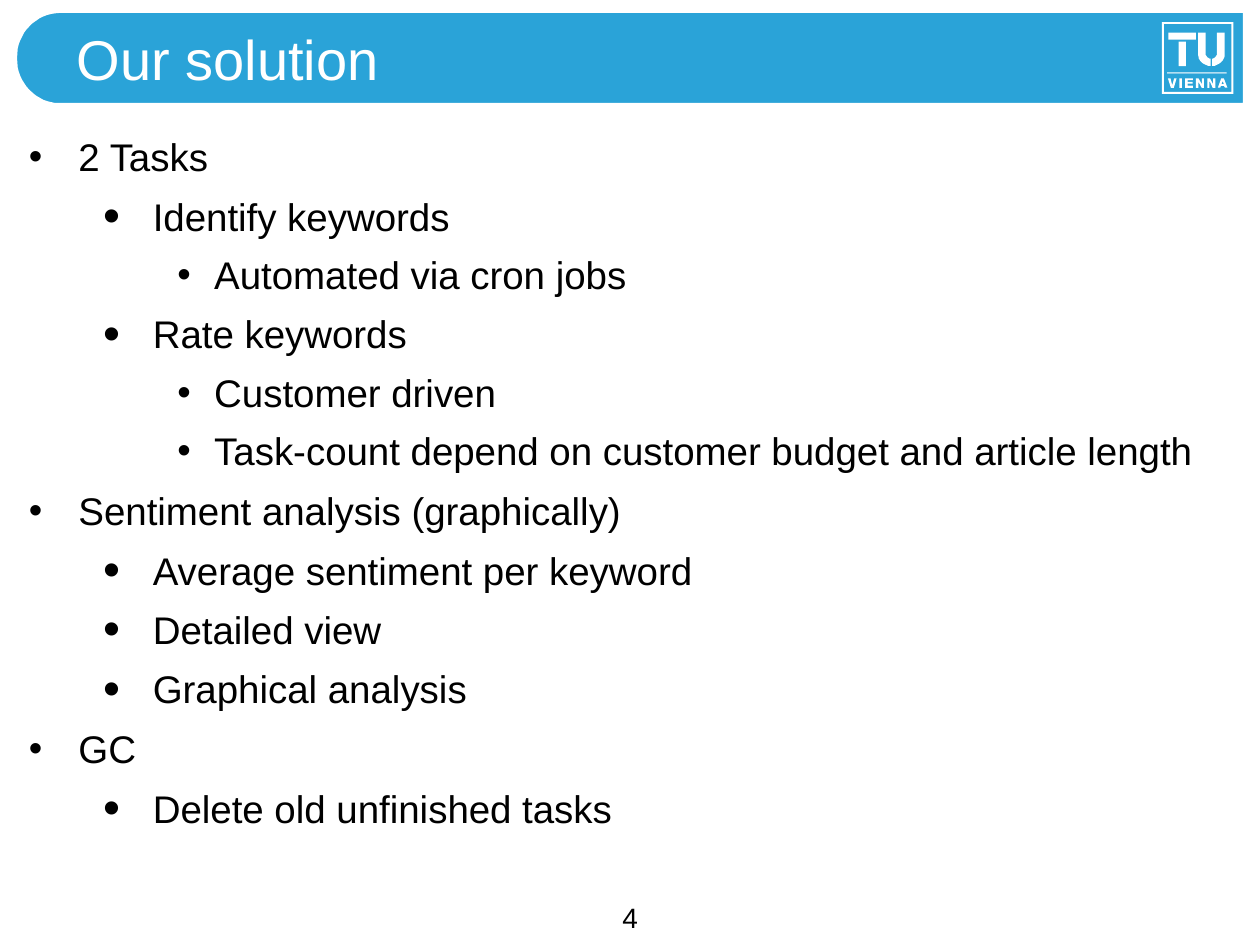
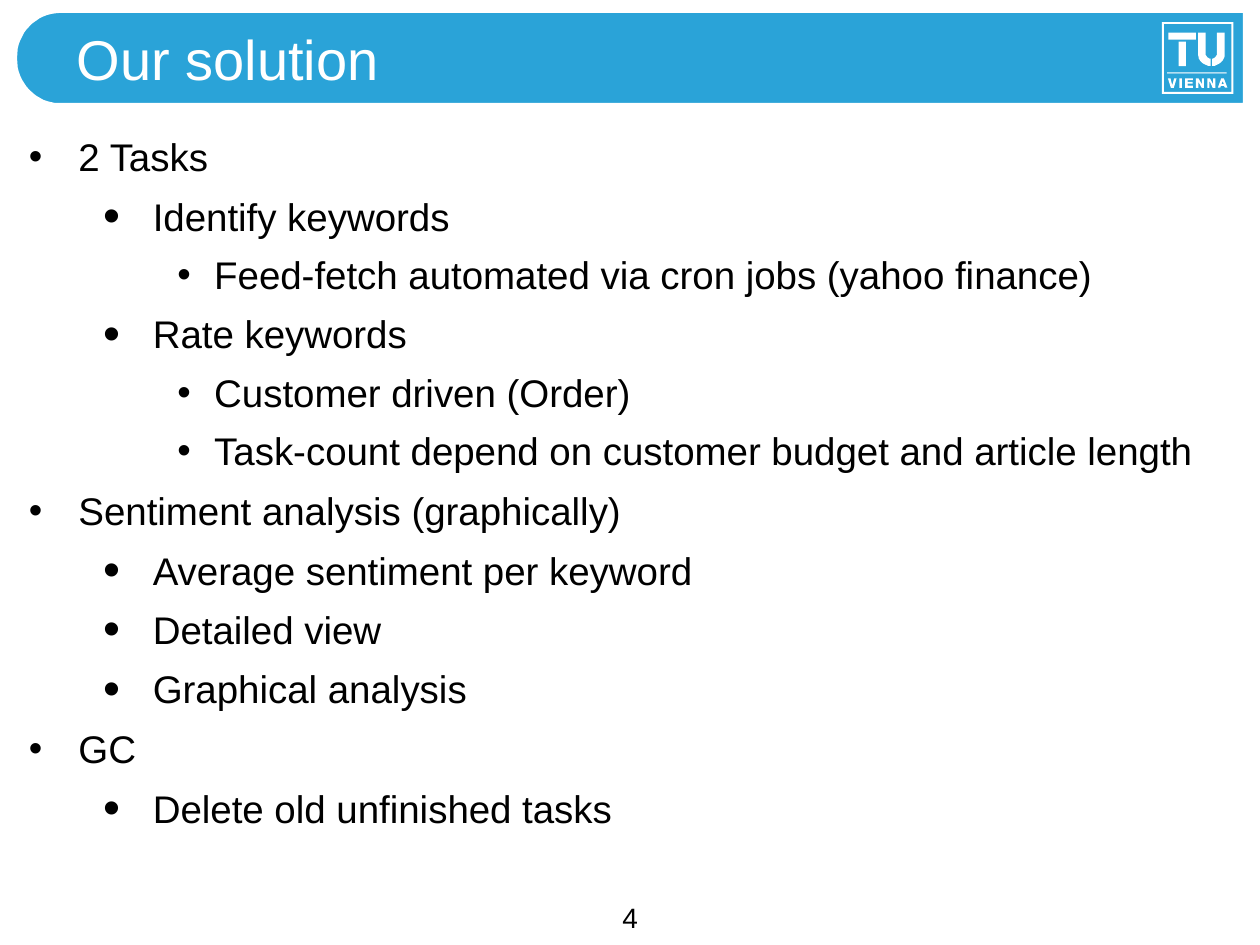
Before and after one commit to karo1205/AIC, a slide deck: slide 4 of Interimmeeeting/Final meeting .odp. Drawn at 1260x945 pixels with LibreOffice and Linux fonts; fonts in the diff are those of the drawing. Boxes give left, top, right and bottom in pixels: in the first picture for what was removed or moved away, otherwise in the second. Text is boxed around its words. In the diff, an @@ line names an element or a change of style, - is before the commit and + after.

```diff
--- a/Interimmeeeting/Final meeting .odp
+++ b/Interimmeeeting/Final meeting .odp
@@ text at <box>214,261,1092,297</box>: text changed @@
-    • Automated via cron jobs
+    • Feed-fetch automated via cron jobs (yahoo finance)
@@ text at <box>214,379,631,414</box>: text changed @@
-    • Customer driven
+    • Customer driven (Order)
```
Also in this commit, not shown: 1 other slide changed, 1 slide added, 1 slide removed, 3 other files.
